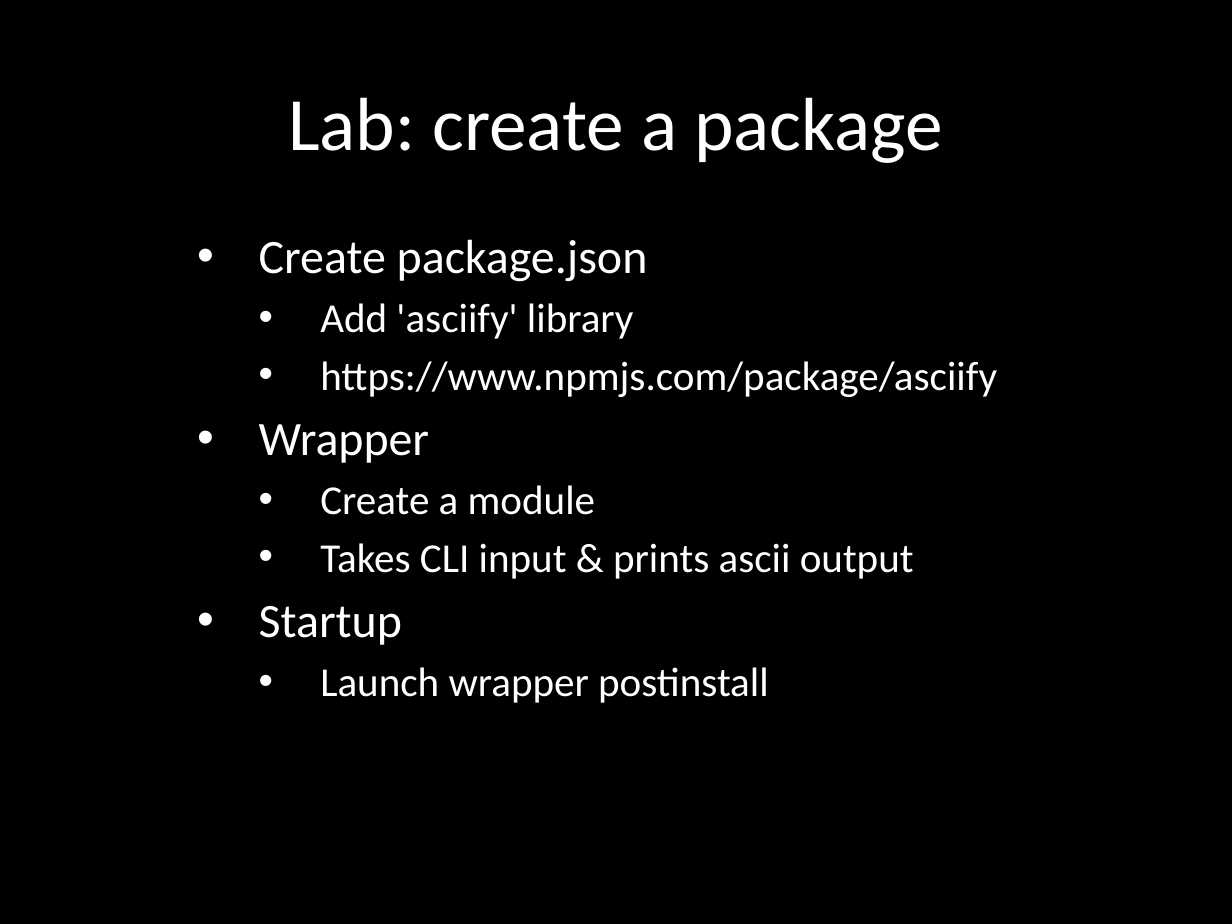
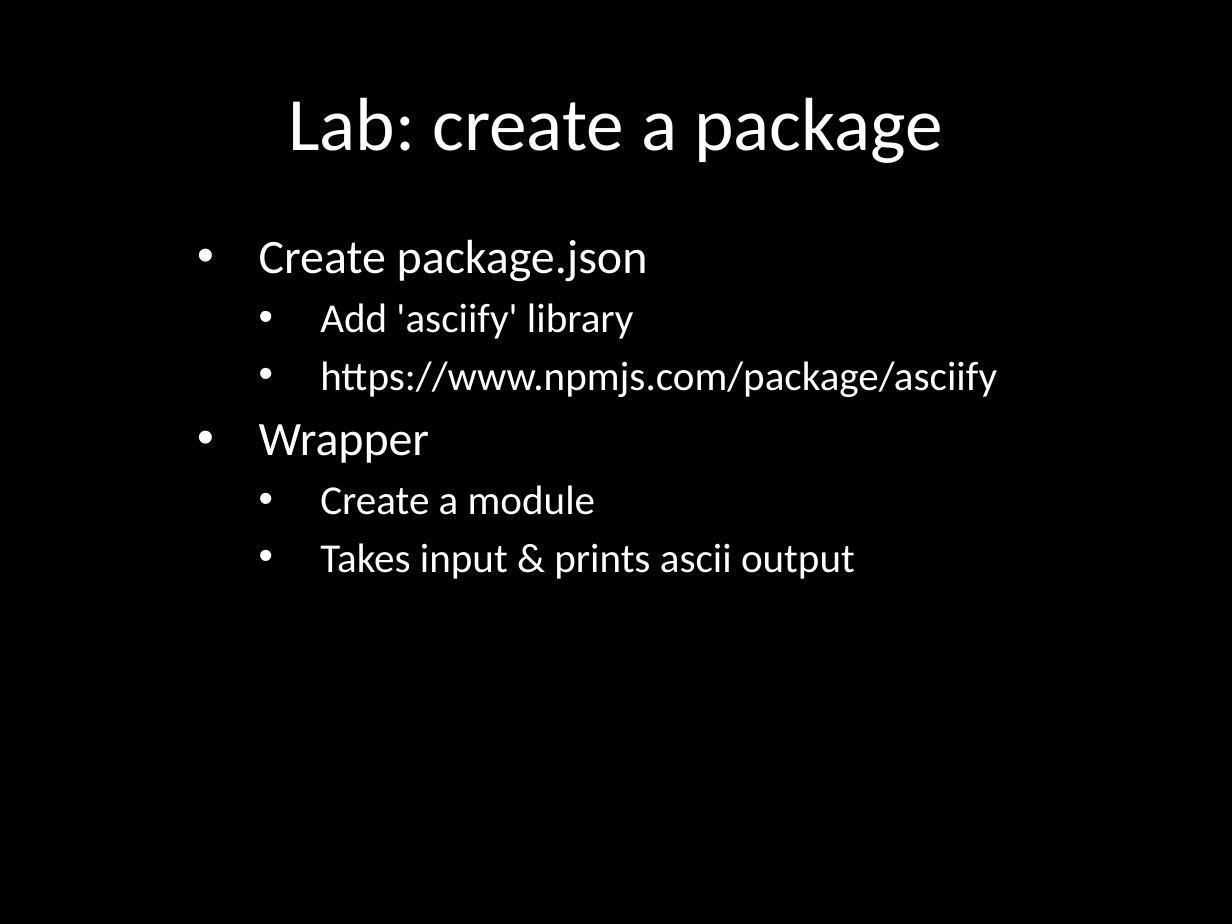
Before and after one commit to eliasjames/training-node, a slide deck: slide 42 of slides/Node Slides Day 1.pptx. Drawn at 1232x924 pixels with LibreOffice and Linux fonts; fonts in the diff are those of the drawing. Boxes give left, top, right and bottom in pixels: in the first picture for what was removed or moved away, otherwise in the second. Text is boxed around its words. In the diff, an @@ line names an element or a change of style, - is before the commit and + after.

Commit message:
Simplify first-package lab

```diff
--- a/slides/Node Slides Day 1.pptx
+++ b/slides/Node Slides Day 1.pptx
@@ subtitle at (x1=320, y1=543, x2=855, y2=579): text changed @@
-    • Takes CLI input & prints ascii output
-  • Startup
-    • Launch wrapper postinstall
+    • Takes input & prints ascii output
```
